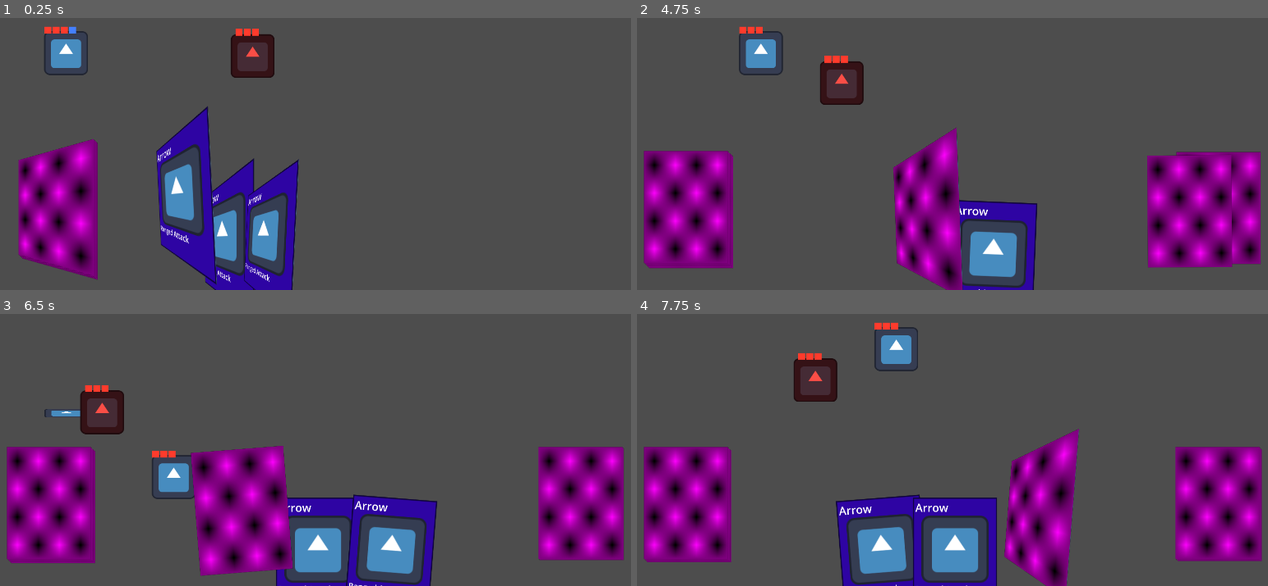
Above: before the commit, frames 1-4 (two rows, left to right).
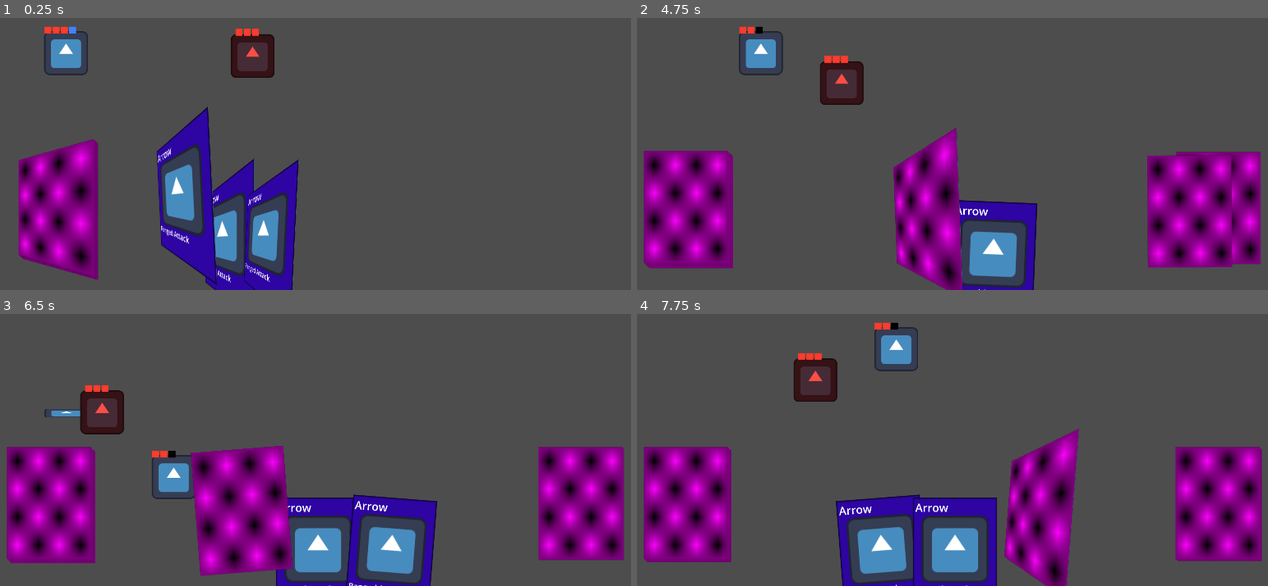
Above: after the commit, the same moments.

Repository: MamaDespik/GGJ-1
Game: Godot game, scene res://test.tscn
Same seed, same stepped clock (60 frames per second), same inputs: the game is played once before the commit and once after it. The engine's default icon, where the game draws it, is replaced by a stand-in: a white triangle on a blue panel in a dark square.
Inputs (mouse positions are in pixels of both pictures, inside the frame that each line leads up to):
- Up to frame 1 (0.25 s): no input
- Up to frame 2 (4.75 s): tap Enter (ui_accept) at 0.5, 0.77, 1.52, 3.02, 3.77, 4.52 s; move the mouse to (1097, 86) at 0.52 s; hold D (move_right) 0.53-1.28 s; hold Mouse wheel up (change_highlight_left) 0.53-1.28 s; move the mouse to (819, 124) at 1.27 s; hold S (move_down) 1.28-2.03 s; tap Mouse wheel down (change_highlight_right) at 1.35 s; move the mouse to (1021, 23) at 2.02 s; press the mouse at (1021, 23) at 2.03 s; hold D (move_right) 2.03-2.78 s; move the mouse to (920, 178) at 2.77 s; release the mouse at (920, 178) at 2.78 s; hold W (move_up) 2.78-3.53 s; tap Mouse wheel up (change_highlight_left) at 2.85 s; move the mouse to (1148, 162) at 3.52 s; hold Mouse wheel down (change_highlight_right) 3.53-4.28 s; hold A (move_left) from 3.53 s (still down); move the mouse to (756, 50) at 4.27 s; click (756, 50) at 4.35 s
- Up to frame 3 (6.5 s): move the mouse to (347, 401) at 5.02 s; release A (move_left) at 5.03 s; hold S (move_down) 5.03-5.78 s; hold Mouse wheel up (change_highlight_left) 5.03-5.78 s; move the mouse to (outside the picture) at 5.77 s; hold D (move_right) from 5.78 s (still down); tap Mouse wheel down (change_highlight_right) at 5.85 s; tap Enter (ui_accept) at 6.02 s
- Up to frame 4 (7.75 s): move the mouse to (1097, 382) at 6.52 s; release D (move_right) at 6.53 s; press the mouse at (1097, 382) at 6.53 s; hold W (move_up) 6.53-7.28 s; tap Enter (ui_accept) at 6.77, 7.52 s; move the mouse to (819, 420) at 7.27 s; release the mouse at (819, 420) at 7.28 s; hold D (move_right) from 7.28 s (still down); tap Mouse wheel up (change_highlight_left) at 7.35 s

The runs differ from the first frame. In frame 1, 0.7% of the frame differs, in the area x 4-43%, y 32-99%; in frame 2, less than 0.1%; in frame 3, less than 0.1%; in frame 4, less than 0.1%.

Commit message:
Ranged Attack Stop and Enemy Hitbox

Diff:
--- a/godovelopment-game-jam-1/Card Actions/basic_ranged_card_action.gd
+++ b/godovelopment-game-jam-1/Card Actions/basic_ranged_card_action.gd
@@ -10,3 +10,14 @@
 	global_position = original_position
 	global_rotation = original_rotation
 	return
+
+
+func _on_area_2d_area_entered(_area: Area2D) -> void:
+	print("crash")
+	queue_free()
+	return
+
+func _on_area_2d_body_entered(_body: Node2D) -> void:
+	print("crash")
+	queue_free()
+	return
--- a/godovelopment-game-jam-1/Card Actions/basic_ranged_card_action.tscn
+++ b/godovelopment-game-jam-1/Card Actions/basic_ranged_card_action.tscn
@@ -56,6 +56,9 @@
 &"go": SubResource("Animation_d88vr")
 }
 
+[sub_resource type="RectangleShape2D" id="RectangleShape2D_d88vr"]
+size = Vector2(78, 8)
+
 [node name="BasicRangedCardAction" instance=ExtResource("1_ec5w8")]
 script = ExtResource("2_d88vr")
 
@@ -68,7 +71,18 @@
 scale = Vector2(0.664063, 0.0859375)
 texture = ExtResource("2_gfy2b")
 
-[node name="HitBox" parent="Sprite2D" index="0" instance=ExtResource("3_d88vr")]
+[node name="Area2D" type="Area2D" parent="Sprite2D" index="0"]
+scale = Vector2(1.50588, 11.6364)
+collision_layer = 0
+collision_mask = 12
+
+[node name="CollisionShape2D" type="CollisionShape2D" parent="Sprite2D/Area2D" index="0"]
+shape = SubResource("RectangleShape2D_d88vr")
+
+[node name="HitBox" parent="Sprite2D" index="1" instance=ExtResource("3_d88vr")]
 hitbox_type = "Player"
 damage = 1
 enabled = true
+
+[connection signal="area_entered" from="Sprite2D/Area2D" to="." method="_on_area_2d_area_entered"]
+[connection signal="body_entered" from="Sprite2D/Area2D" to="." method="_on_area_2d_body_entered"]
--- a/godovelopment-game-jam-1/Cards/cards_container.gd
+++ b/godovelopment-game-jam-1/Cards/cards_container.gd
@@ -16,6 +16,7 @@
 		new_card.position = draw_pile.position
 		draw_pile.add_card(new_card)
 		new_card.used.connect(_on_card_used)
+	draw_pile.shuffle()
 	for i in hand.hand_size:
 		hand.add_card(draw_pile.draw())
 	hand.card_removed.connect(_on_hand_card_removed)
--- a/godovelopment-game-jam-1/Enemy/enemy.gd
+++ b/godovelopment-game-jam-1/Enemy/enemy.gd
@@ -10,6 +10,8 @@
 @onready var state_machine: StateMachine = $StateMachine
 @onready var animation_player: AnimationPlayer = $AnimationPlayer
 @onready var hurt_box: HurtBox = $HurtBox
+@onready var collision_shape_2d: CollisionShape2D = $CollisionShape2D
+@onready var hit_box: HitBox = $HitBox
 
 func _ready() -> void:
 	state_machine.init(self)
@@ -24,3 +26,8 @@
 func _physics_process(delta: float) -> void:
 	state_machine.process_physics(delta)
 	return
+
+func disable_all_detection():
+	collision_shape_2d.disabled = true
+	hit_box.enabled = false
+	return
--- a/godovelopment-game-jam-1/Enemy/enemy.tscn
+++ b/godovelopment-game-jam-1/Enemy/enemy.tscn
@@ -180,6 +180,11 @@
 position = Vector2(-0.5, 0)
 shape = SubResource("RectangleShape2D_eqilm")
 
+[node name="HitBox" parent="." instance=ExtResource("3_efk13")]
+hitbox_type = "Enemy"
+damage = 1
+enabled = true
+
 [node name="Sprite2D" type="Sprite2D" parent="."]
 modulate = Color(0.978511, 0.304246, 0.275169, 1)
 texture = ExtResource("1_px1sc")
--- a/godovelopment-game-jam-1/StateMachine/EnemyStates/enemy_dying_state.gd
+++ b/godovelopment-game-jam-1/StateMachine/EnemyStates/enemy_dying_state.gd
@@ -5,6 +5,7 @@
 
 func enter():
 	enemy_parent = parent
+	enemy_parent.disable_all_detection()
 	var tween:Tween = create_tween()
 	tween.set_parallel()
 	tween.tween_property(enemy_parent, "modulate", Color(1,1,1,0), 2)
Not shown: 1 places in godovelopment-game-jam-1/Card Actions/basic_ranged_card_action.tscn that only renumber resources
Not shown, changed: TODO.txt
